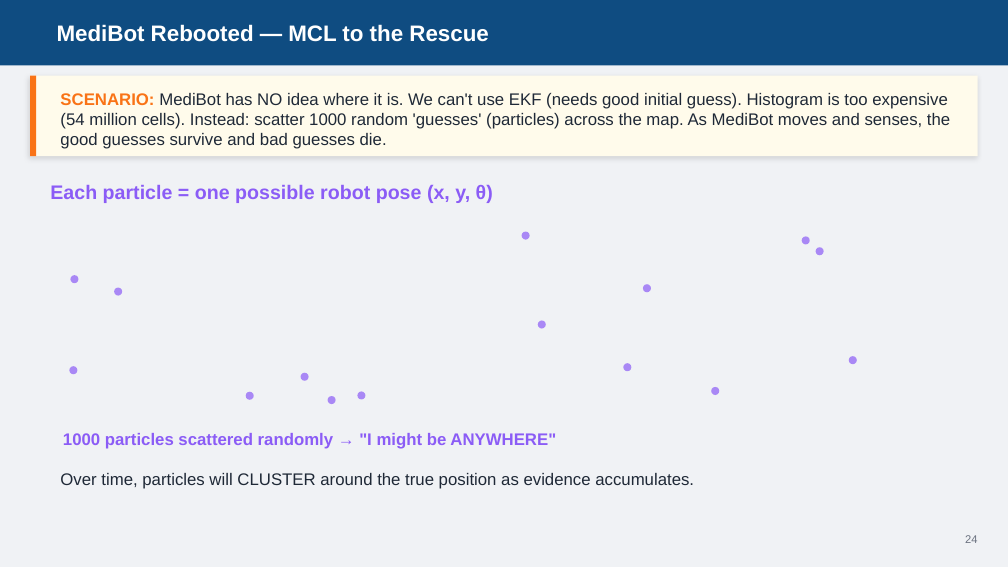
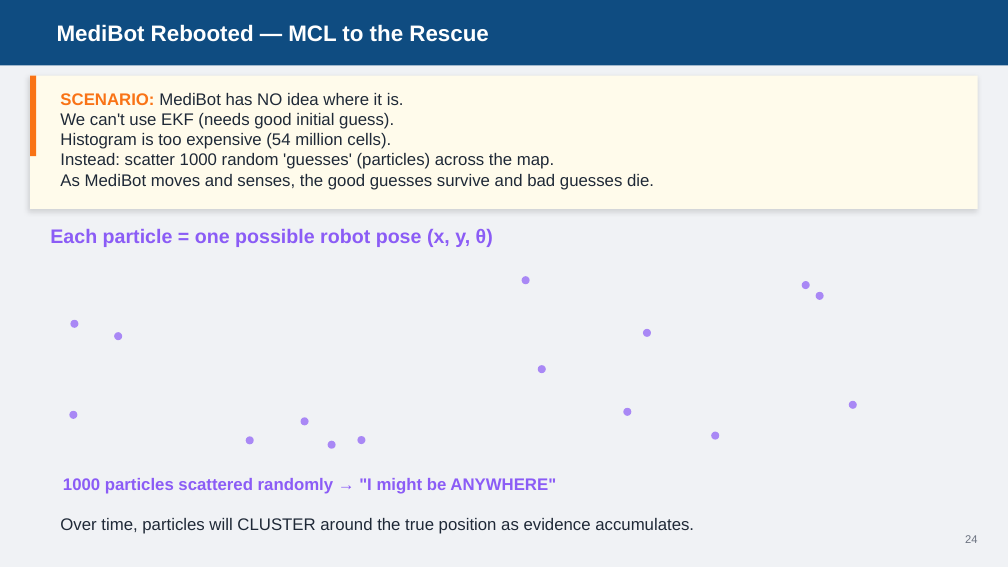
Before and after one commit to AbbadiAhmad/mobile_robots_course, a slide deck: slide 24 of Slides/Mod06/MOD006-Localization.pptx (slide 25 before the commit). Drawn at 1008x567 pixels with LibreOffice and Linux fonts; fonts in the diff are those of the drawing. Boxes give left, top, right and bottom in pixels: in the first picture for what was removed or moved away, otherwise in the second. Text is boxed around its words. In the diff, an @@ line names an element or a change of style, - is before the commit and + after.

```diff
--- a/Slides/Mod06/MOD006-Localization.pptx
+++ b/Slides/Mod06/MOD006-Localization.pptx
@@ rectangle: place and size @@
-rectangle at [30, 76, 978, 156]
+rectangle at [30, 76, 978, 209]
@@ text at [60, 93, 654, 190]: text changed @@
-SCENARIO: MediBot has NO idea where it is. We can't use EKF (needs good initial guess). Histogram is too expensive (54 million cells). Instead: scatter 1000 random 'guesses' (particles) across the map. As MediBot moves and senses, the good guesses survive and bad guesses die.
+SCENARIO: MediBot has NO idea where it is.
+We can't use EKF (needs good initial guess).
+Histogram is too expensive (54 million cells).
+Instead: scatter 1000 random 'guesses' (particles) across the map.
+As MediBot moves and senses, the good guesses survive and bad guesses die.
@@ 15 ellipses, 3 texts: place and size @@
-15 ellipses, 3 texts at [50, 185, 857, 489]
+15 ellipses, 3 texts at [50, 229, 857, 534]
```
Also in this commit, not shown: 16 other slides changed, 1 slide added, 1 slide removed, 3 other files.
